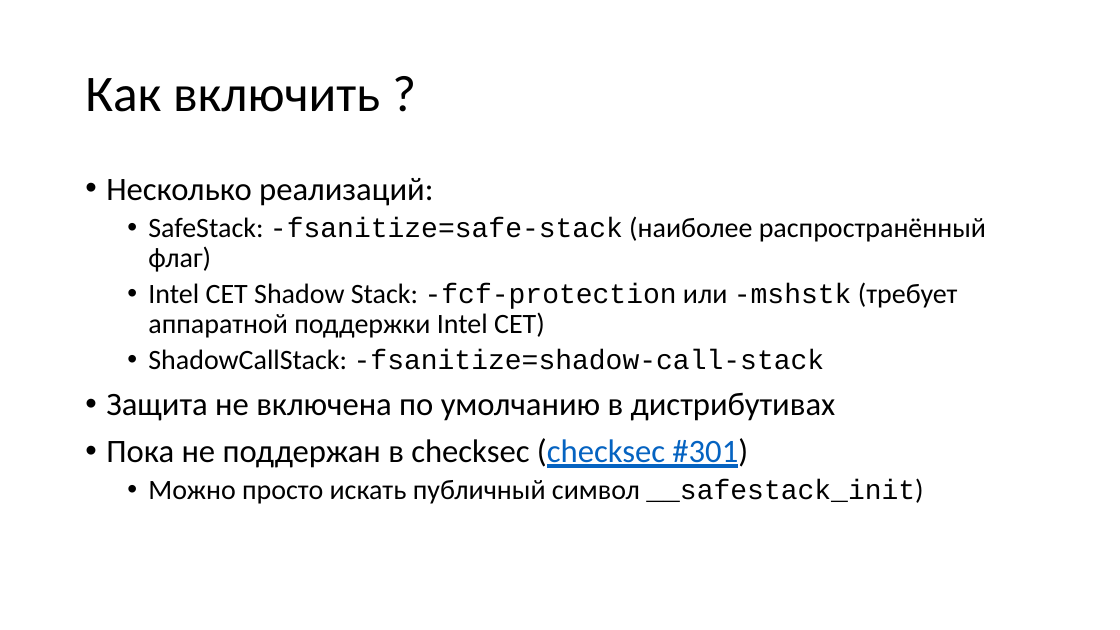
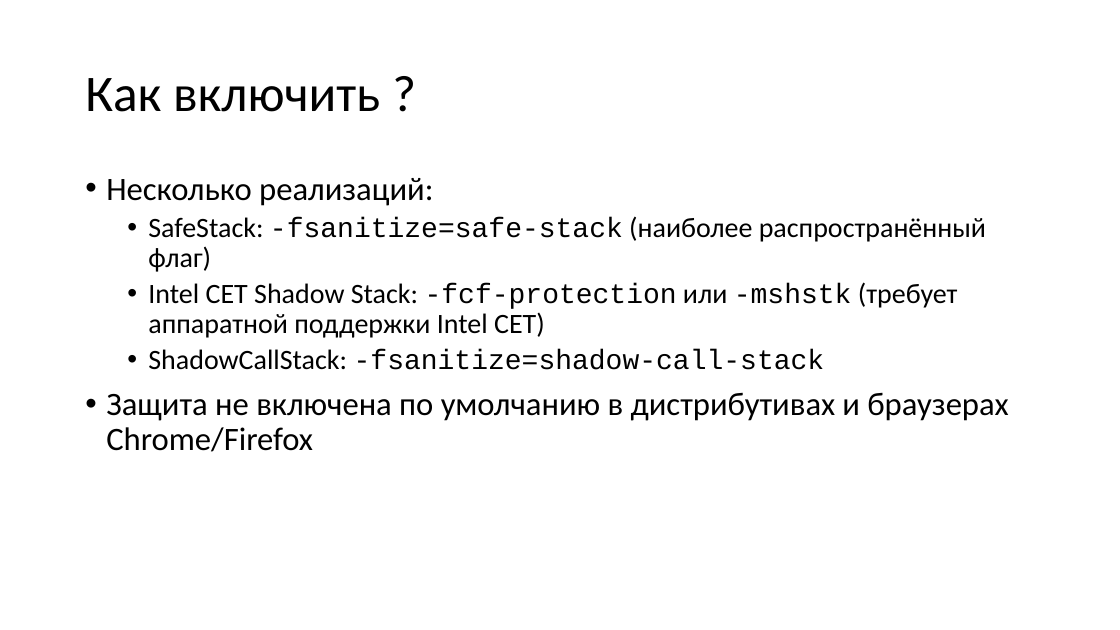
Before and after one commit to yugr/slides, a slide deck: slide 27 of CppZeroCost/2025/RU.pptx. Drawn at 1120x630 pixels with LibreOffice and Linux fonts; fonts in the diff are those of the drawing. Boxes give left, top, right and bottom in pixels: in the first picture for what was removed or moved away, otherwise in the second. Text is boxed around its words. In the diff, an @@ line names an element or a change of style, - is before the commit and + after.

```diff
--- a/CppZeroCost/2025/RU.pptx
+++ b/CppZeroCost/2025/RU.pptx
@@ text at [106, 392, 1009, 452]: text changed @@
-• Защита не включена по умолчанию в дистрибутивах
-• Пока не поддержан в checksec (checksec #301)
-  • Можно просто искать публичный символ __safestack_init)
+• Защита не включена по умолчанию в дистрибутивах и браузерах Chrome/Firefox
```
Also in this commit, not shown: 16 other slides changed, 4 slides added, 1 slide removed, 3 other files.
